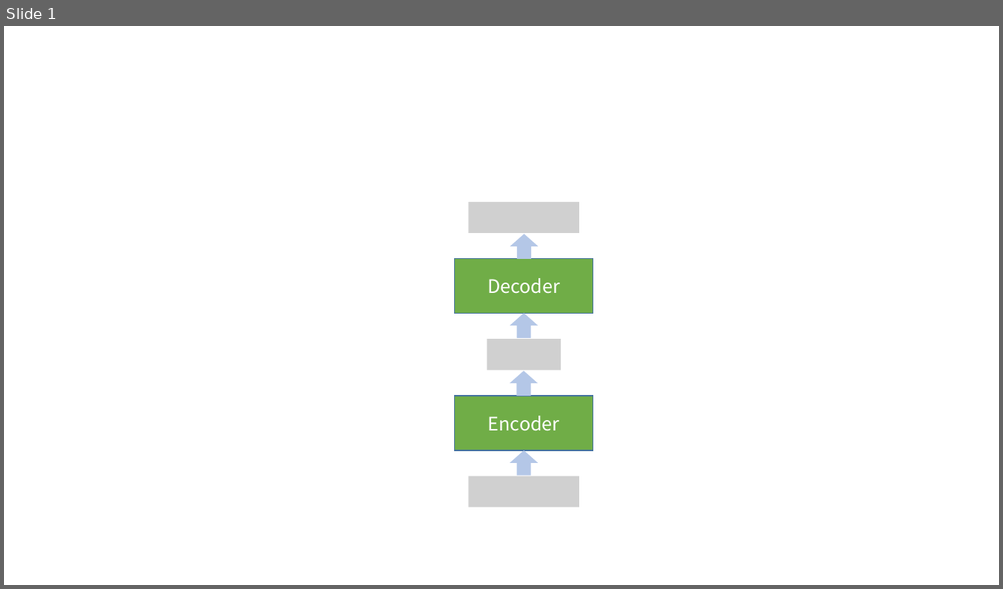
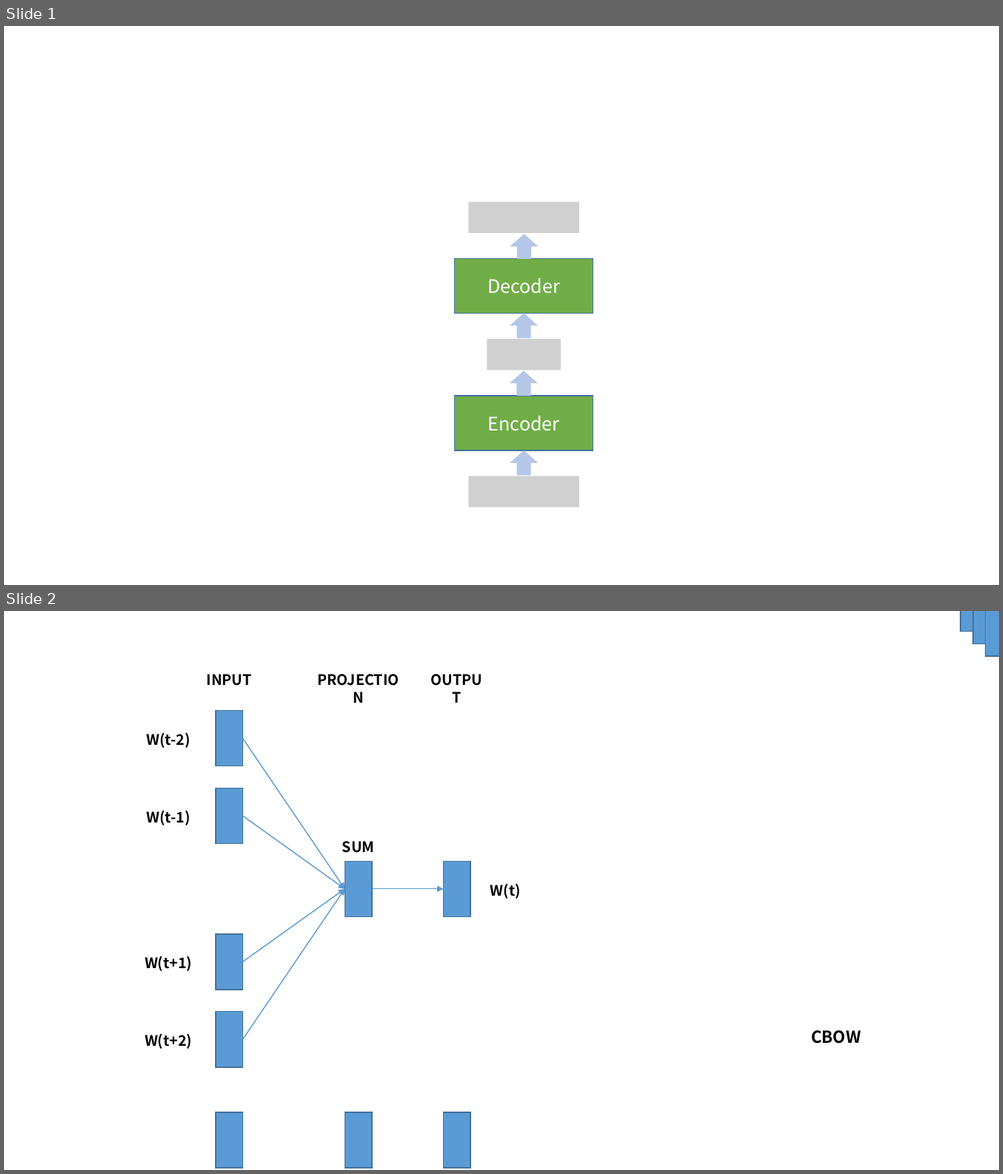
Before and after one commit to NKwhz/grad_project, a slide deck: 图们.pptx. Shown one above the other, each under a label of ours: slide 1 before the commit, slides 1 and 2 after it. The pictures are 1003x589 and 1003x1174 pixels, drawn with LibreOffice and Linux fonts; fonts in the diff are those of the drawing; grey boxes stand for pictures. Boxes give left, top, right and bottom in pixels: in the first picture for what was removed or moved away, otherwise in the second. Text is boxed around its words. In the diff, an @@ line names an element or a change of style, - is before the commit and + after.

```diff
--- a/图们.pptx
+++ b/图们.pptx
@@ slide 2 added at <box>4,611,999,1170</box>, background #FFFFFF @@
@@ rectangle added at <box>961,611,987,632</box>, fill #5B9BD5, outline #43739E 1 pt @@
@@ rectangle added at <box>973,611,999,644</box>, fill #5B9BD5, outline #43739E 1 pt @@
@@ rectangle added at <box>985,611,999,657</box>, fill #5B9BD5, outline #43739E 1 pt @@
@@ group added at <box>145,667,521,1068</box>: 9 texts, 6 rectangles, 5 arrows @@
+W(t-2)
+OUTPUT
+W(t+2)
+W(t+1)
+W(t-1)
+PROJECTION
+INPUT
+SUM
+W(t)
@@ text added at <box>811,1031,860,1044</box>, 16 pt, text #000000, bold @@
+CBOW
@@ rectangle added at <box>216,1113,243,1169</box>, fill #5B9BD5, outline #43739E 1 pt @@
@@ rectangle added at <box>345,1113,372,1169</box>, fill #5B9BD5, outline #43739E 1 pt @@
@@ rectangle added at <box>444,1113,470,1169</box>, fill #5B9BD5, outline #43739E 1 pt @@
```
Also in this commit, not shown: 11 other slides added, 40 other files.
